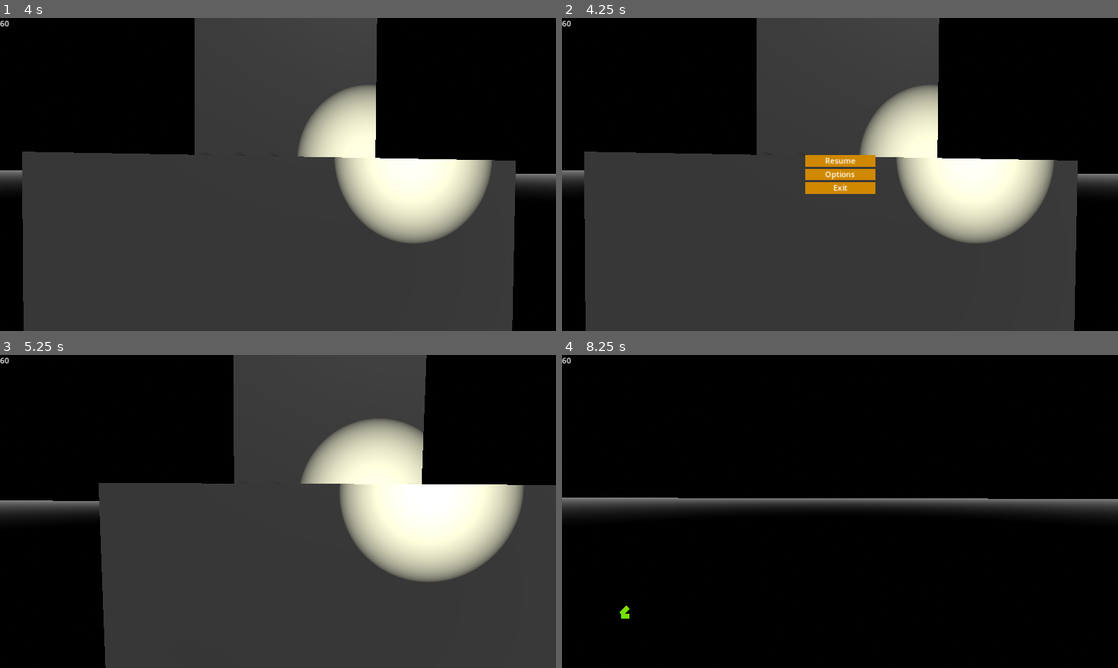
Above: before the commit, frames 1-4 (two rows, left to right).
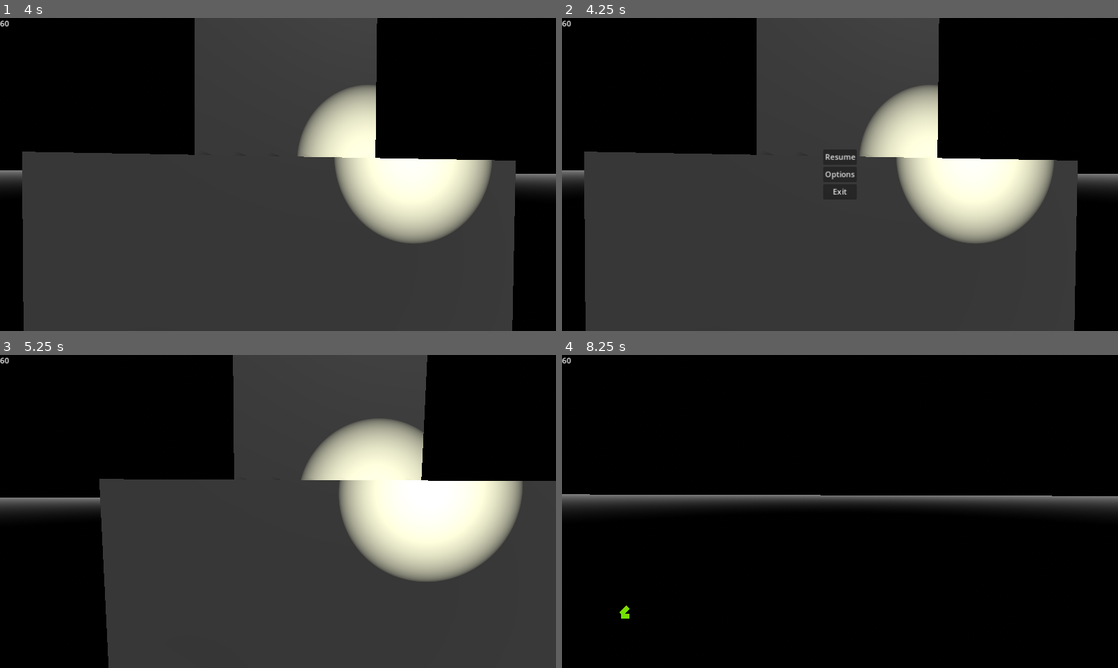
Above: after the commit, the same moments.

Repository: Alexresh/SpaceVoid
Game: Godot game, scene res://Main_scene.tscn
Two runs of this game, one before a commit and one after it. Both use one fixed random seed, a clock stepped at 60 frames per second and the inputs below.
Inputs (mouse positions are in pixels of both pictures, inside the frame that each line leads up to):
- Up to frame 1 (4 s): tap Enter at 0.5, 2.75 s; move the mouse to (305, 174) at 0.52 s; hold F (stop) 0.53-1.28 s; hold W (forward) from 0.53 s (still down); tap Space (up) at 1.25, 3.5 s; move the mouse to (250, 174) at 1.27 s; tap F (stop) at 1.35, 2.85 s; move the mouse to (289, 168) at 2.02 s; hold F (stop) 2.03-2.78 s; move the mouse to (272, 180) at 2.77 s; move the mouse to (316, 177) at 3.52 s; hold F (stop) from 3.53 s (still down)
- Up to frame 2 (4.25 s): keep holding W (forward); keep holding F (stop); tap Escape (ui_cancel) at 4.15 s
- Up to frame 3 (5.25 s): release W (forward) at 4.25 s; release F (stop) at 4.25 s; click "Resume" at 4.25 s; tap Enter at 5 s; move the mouse to (233, 508) at 5.02 s; hold W (forward) from 5.03 s (still down); tap F (stop) at 5.1 s
- Up to frame 4 (8.25 s): tap Space (up) at 5.75 s; move the mouse to (845, 511) at 5.77 s; hold F (stop) 5.78-6.53 s; move the mouse to (817, 505) at 6.52 s; release W (forward) at 6.53 s; hold D (right) 6.53-7.28 s; tap F (stop) at 6.6, 8.1 s; move the mouse to (867, 511) at 7.27 s; hold F (stop) 7.28-8.03 s; hold W (forward) from 7.28 s (still down); move the mouse to (812, 511) at 8.02 s

Frame 1 is identical in both runs. In frame 2, 1.4% of the frame differs, in the area x 43-57%, y 43-57%; in frame 3, 1.5%; in frame 4, 2.4%, in the area x 0-100%, y 44-48%.

Commit message:
added simple menu

Diff:
--- a/Main_scene.gd
+++ b/Main_scene.gd
@@ -1,23 +1,22 @@
 extends Node3D
 
-@export var MenuContainer: VBoxContainer
+@export var Menu: Control
 
-func _ready():
-	MenuContainer.visible = false
 
 func _process(delta):
 	if (Input.is_action_just_pressed("ui_cancel")):
 		if (Input.get_mouse_mode() == Input.MOUSE_MODE_CAPTURED):
 			Input.set_mouse_mode(Input.MOUSE_MODE_VISIBLE)
-			MenuContainer.visible = true
+			Menu.visible = true
+			get_tree().paused = true
 		else:
 			Input.set_mouse_mode(Input.MOUSE_MODE_CAPTURED)
-			MenuContainer.visible = false
+			Menu.visible = false
 
-func _on_resume_btn_pressed():
-	MenuContainer.visible = false
-	Input.set_mouse_mode(Input.MOUSE_MODE_CAPTURED)
+var config = {
+	"fullscreen" : false
+}
 
 
-func _on_exit_button_pressed():
-	get_tree().quit(0)
+func _on_ready():
+	Input.warp_mouse(Vector2(0,0))
--- a/Main_scene.tscn
+++ b/Main_scene.tscn
@@ -2,6 +2,7 @@
 
 [ext_resource type="Script" path="res://Player_script.gd" id="1_pcmxo"]
 [ext_resource type="Script" path="res://Main_scene.gd" id="1_wh51s"]
+[ext_resource type="Script" path="res://Menu.gd" id="3_h5j25"]
 
 [sub_resource type="ProceduralSkyMaterial" id="ProceduralSkyMaterial_j7guf"]
 sky_top_color = Color(0, 0, 0, 1)
@@ -41,13 +42,10 @@
 fill_from = Vector2(0, 0.579151)
 fill_to = Vector2(1, 0.46332)
 
-[sub_resource type="StyleBoxFlat" id="StyleBoxFlat_kdkrh"]
-bg_color = Color(0.811369, 0.533935, 1.54018e-06, 1)
-
-[node name="Main_scene" type="Node3D" node_paths=PackedStringArray("MenuContainer")]
+[node name="Main_scene" type="Node3D" node_paths=PackedStringArray("Menu")]
 transform = Transform3D(1, 0, 0, 0, 1, 0, 0, 0, 1, 0, 0, -0.267792)
 script = ExtResource("1_wh51s")
-MenuContainer = NodePath("CanvasLayer/MenuContainer")
+Menu = NodePath("CanvasLayer/Menu")
 
 [node name="DirectionalLight3D" type="DirectionalLight3D" parent="."]
 transform = Transform3D(0.663926, -0.647612, 0.373899, 0, 0.5, 0.866025, -0.747798, -0.574977, 0.331963, 1.80413, 0, 5.7681)
@@ -62,12 +60,12 @@
 transform = Transform3D(1.00292, 0, 0, 0, 1.00292, 0, 0, 0, 1.00292, 0, 0, 2.4731)
 motion_mode = 1
 script = ExtResource("1_pcmxo")
-SpeedBarHorizontalForward = NodePath("../CanvasLayer/SpeedBarHorizontalForward")
-SpeedBarHorizontalBackward = NodePath("../CanvasLayer/SpeedBarHorizontalBackward")
-SpeedBarHorizontalRight = NodePath("../CanvasLayer/SpeedBarHorizontalRight")
-SpeedBarHorizontalLeft = NodePath("../CanvasLayer/SpeedBarHorizontalLeft")
-SpeedBarHorizontalUp = NodePath("../CanvasLayer/SpeedBarHorizontalUp")
-SpeedBarHorizontalDown = NodePath("../CanvasLayer/SpeedBarHorizontalDown")
+SpeedBarHorizontalForward = NodePath("../CanvasLayer/SpeedBars/SpeedBarHorizontalForward")
+SpeedBarHorizontalBackward = NodePath("../CanvasLayer/SpeedBars/SpeedBarHorizontalBackward")
+SpeedBarHorizontalRight = NodePath("../CanvasLayer/SpeedBars/SpeedBarHorizontalRight")
+SpeedBarHorizontalLeft = NodePath("../CanvasLayer/SpeedBars/SpeedBarHorizontalLeft")
+SpeedBarHorizontalUp = NodePath("../CanvasLayer/SpeedBars/SpeedBarHorizontalUp")
+SpeedBarHorizontalDown = NodePath("../CanvasLayer/SpeedBars/SpeedBarHorizontalDown")
 FPS = NodePath("../CanvasLayer/FPS")
 
 [node name="Player_texture" type="MeshInstance3D" parent="Player"]
@@ -173,69 +171,141 @@
 offset_right = 469.0
 offset_bottom = 40.0
 
-[node name="SpeedBarHorizontalForward" type="TextureProgressBar" parent="CanvasLayer"]
-anchors_preset = 2
-anchor_top = 1.0
-anchor_bottom = 1.0
-offset_left = 117.0
-offset_top = -99.0
-offset_right = 217.0
-offset_bottom = -89.0
-grow_vertical = 0
-rotation = 2.35619
-max_value = 30.0
-value = 30.0
-rounded = true
-texture_progress = SubResource("GradientTexture2D_6i7qq")
-
-[node name="SpeedBarHorizontalBackward" type="TextureProgressBar" parent="CanvasLayer"]
-anchors_preset = 2
-anchor_top = 1.0
-anchor_bottom = 1.0
-offset_left = 119.0
-offset_top = -115.0
-offset_right = 219.0
-offset_bottom = -105.0
-grow_vertical = 0
-rotation = -0.785398
-max_value = 30.0
-value = 30.0
-rounded = true
-texture_progress = SubResource("GradientTexture2D_6i7qq")
-
-[node name="MenuContainer" type="VBoxContainer" parent="CanvasLayer"]
+[node name="Menu" type="Control" parent="CanvasLayer"]
+process_mode = 2
+layout_mode = 3
+anchors_preset = 15
+anchor_right = 1.0
+anchor_bottom = 1.0
+grow_horizontal = 2
+grow_vertical = 2
+script = ExtResource("3_h5j25")
+
+[node name="MenuContainer" type="VBoxContainer" parent="CanvasLayer/Menu"]
+layout_mode = 1
 anchors_preset = 8
 anchor_left = 0.5
 anchor_top = 0.5
 anchor_right = 0.5
 anchor_bottom = 0.5
-offset_left = -72.5
-offset_top = -20.0
-offset_right = 72.5
-offset_bottom = 20.0
+offset_left = -35.0
+offset_top = -50.5
+offset_right = 35.0
+offset_bottom = 50.5
 grow_horizontal = 2
 grow_vertical = 2
 
-[node name="ResumeBtn" type="Button" parent="CanvasLayer/MenuContainer"]
-layout_mode = 2
-theme_override_colors/font_color = Color(1, 1, 1, 1)
-theme_override_styles/normal = SubResource("StyleBoxFlat_kdkrh")
-text = "Resume
-"
-
-[node name="OptionsBtn" type="Button" parent="CanvasLayer/MenuContainer"]
-layout_mode = 2
-theme_override_colors/font_color = Color(1, 1, 1, 1)
-theme_override_styles/normal = SubResource("StyleBoxFlat_kdkrh")
+[node name="Resume" type="Button" parent="CanvasLayer/Menu/MenuContainer"]
+layout_mode = 2
+text = "Resume"
+
+[node name="Options" type="Button" parent="CanvasLayer/Menu/MenuContainer"]
+layout_mode = 2
 text = "Options"
 
-[node name="ExitBtn" type="Button" parent="CanvasLayer/MenuContainer"]
-layout_mode = 2
-theme_override_colors/font_color = Color(1, 1, 1, 1)
-theme_override_styles/normal = SubResource("StyleBoxFlat_kdkrh")
+[node name="Exit" type="Button" parent="CanvasLayer/Menu/MenuContainer"]
+layout_mode = 2
 text = "Exit"
 
-[node name="SpeedBarHorizontalRight" type="TextureProgressBar" parent="CanvasLayer"]
+[node name="OptionsContainer" type="HBoxContainer" parent="CanvasLayer/Menu"]
+layout_mode = 1
+anchors_preset = 8
+anchor_left = 0.5
+anchor_top = 0.5
+anchor_right = 0.5
+anchor_bottom = 0.5
+offset_left = -88.5
+offset_top = -15.5
+offset_right = 88.5
+offset_bottom = 15.5
+grow_horizontal = 2
+grow_vertical = 2
+
+[node name="Labels" type="VBoxContainer" parent="CanvasLayer/Menu/OptionsContainer"]
+layout_mode = 2
+size_flags_horizontal = 4
+size_flags_vertical = 4
+
+[node name="FullScreen" type="Label" parent="CanvasLayer/Menu/OptionsContainer/Labels"]
+layout_mode = 2
+theme_override_colors/font_color = Color(0, 0.00749996, 0.15, 1)
+theme_override_colors/font_shadow_color = Color(0, 0, 0, 1)
+theme_override_constants/shadow_offset_x = -1
+text = "FullScreen"
+
+[node name="Values" type="VBoxContainer" parent="CanvasLayer/Menu/OptionsContainer"]
+layout_mode = 2
+size_flags_horizontal = 4
+size_flags_vertical = 4
+
+[node name="FullScreenCheck" type="CheckButton" parent="CanvasLayer/Menu/OptionsContainer/Values"]
+layout_mode = 2
+
+[node name="OptionsBackButton" type="Button" parent="CanvasLayer/Menu/OptionsContainer"]
+layout_mode = 2
+size_flags_horizontal = 4
+size_flags_vertical = 4
+text = "Back"
+
+[node name="SpeedBars" type="Control" parent="CanvasLayer"]
+layout_mode = 3
+anchors_preset = 2
+anchor_top = 1.0
+anchor_bottom = 1.0
+offset_top = -231.0
+offset_right = 246.0
+grow_vertical = 0
+
+[node name="SpeedBarHorizontalDown" type="TextureProgressBar" parent="CanvasLayer/SpeedBars"]
+layout_mode = 1
+anchors_preset = 2
+anchor_top = 1.0
+anchor_bottom = 1.0
+offset_left = 113.0
+offset_top = -112.0
+offset_right = 213.0
+offset_bottom = -102.0
+grow_vertical = 0
+rotation = 4.71239
+max_value = 30.0
+value = 30.0
+rounded = true
+texture_progress = SubResource("GradientTexture2D_6i7qq")
+
+[node name="SpeedBarHorizontalForward" type="TextureProgressBar" parent="CanvasLayer/SpeedBars"]
+layout_mode = 1
+anchors_preset = 2
+anchor_top = 1.0
+anchor_bottom = 1.0
+offset_left = 117.0
+offset_top = -99.0
+offset_right = 217.0
+offset_bottom = -89.0
+grow_vertical = 0
+rotation = 2.35619
+max_value = 30.0
+value = 30.0
+rounded = true
+texture_progress = SubResource("GradientTexture2D_6i7qq")
+
+[node name="SpeedBarHorizontalBackward" type="TextureProgressBar" parent="CanvasLayer/SpeedBars"]
+layout_mode = 1
+anchors_preset = 2
+anchor_top = 1.0
+anchor_bottom = 1.0
+offset_left = 119.0
+offset_top = -115.0
+offset_right = 219.0
+offset_bottom = -105.0
+grow_vertical = 0
+rotation = -0.785398
+max_value = 30.0
+value = 30.0
+rounded = true
+texture_progress = SubResource("GradientTexture2D_6i7qq")
+
+[node name="SpeedBarHorizontalRight" type="TextureProgressBar" parent="CanvasLayer/SpeedBars"]
+layout_mode = 1
 anchors_preset = 2
 anchor_top = 1.0
 anchor_bottom = 1.0
@@ -249,7 +319,8 @@
 rounded = true
 texture_progress = SubResource("GradientTexture2D_6i7qq")
 
-[node name="SpeedBarHorizontalLeft" type="TextureProgressBar" parent="CanvasLayer"]
+[node name="SpeedBarHorizontalLeft" type="TextureProgressBar" parent="CanvasLayer/SpeedBars"]
+layout_mode = 1
 anchors_preset = 2
 anchor_top = 1.0
 anchor_bottom = 1.0
@@ -264,7 +335,8 @@
 rounded = true
 texture_progress = SubResource("GradientTexture2D_6i7qq")
 
-[node name="SpeedBarHorizontalUp" type="TextureProgressBar" parent="CanvasLayer"]
+[node name="SpeedBarHorizontalUp" type="TextureProgressBar" parent="CanvasLayer/SpeedBars"]
+layout_mode = 1
 anchors_preset = 2
 anchor_top = 1.0
 anchor_bottom = 1.0
@@ -279,20 +351,9 @@
 rounded = true
 texture_progress = SubResource("GradientTexture2D_6i7qq")
 
-[node name="SpeedBarHorizontalDown" type="TextureProgressBar" parent="CanvasLayer"]
-anchors_preset = 2
-anchor_top = 1.0
-anchor_bottom = 1.0
-offset_left = 113.0
-offset_top = -112.0
-offset_right = 213.0
-offset_bottom = -102.0
-grow_vertical = 0
-rotation = 4.71239
-max_value = 30.0
-value = 30.0
-rounded = true
-texture_progress = SubResource("GradientTexture2D_6i7qq")
-
-[connection signal="pressed" from="CanvasLayer/MenuContainer/ResumeBtn" to="." method="_on_resume_btn_pressed"]
-[connection signal="pressed" from="CanvasLayer/MenuContainer/ExitBtn" to="." method="_on_exit_button_pressed"]
+[connection signal="ready" from="." to="." method="_on_ready"]
+[connection signal="pressed" from="CanvasLayer/Menu/MenuContainer/Resume" to="CanvasLayer/Menu" method="_on_resume_pressed"]
+[connection signal="pressed" from="CanvasLayer/Menu/MenuContainer/Options" to="CanvasLayer/Menu" method="_on_options_pressed"]
+[connection signal="pressed" from="CanvasLayer/Menu/MenuContainer/Exit" to="CanvasLayer/Menu" method="_on_exit_pressed"]
+[connection signal="toggled" from="CanvasLayer/Menu/OptionsContainer/Values/FullScreenCheck" to="CanvasLayer/Menu" method="_on_check_button_toggled"]
+[connection signal="pressed" from="CanvasLayer/Menu/OptionsContainer/OptionsBackButton" to="CanvasLayer/Menu" method="_on_options_back_button_pressed"]
--- /dev/null
+++ b/Menu.gd
@@ -0,0 +1,40 @@
+extends Control
+
+@onready var Options = $OptionsContainer
+@onready var Menu = $MenuContainer
+
+
+func _ready():
+	visible = false
+	Options.visible = false
+
+func _on_resume_pressed():
+	Input.set_mouse_mode(Input.MOUSE_MODE_CAPTURED)
+	visible = !visible
+	get_tree().paused = visible
+
+
+func _on_exit_pressed():
+	get_tree().quit()
+
+
+func _on_check_button_toggled(toggled_on):
+	if(toggled_on):
+		DisplayServer.window_set_mode(DisplayServer.WINDOW_MODE_FULLSCREEN)
+	else:
+		DisplayServer.window_set_mode(DisplayServer.WINDOW_MODE_WINDOWED)
+
+
+
+
+func _on_options_pressed():
+	switchScreens(Menu, Options)
+
+
+func switchScreens(first, second):
+	first.visible = false
+	second.visible = true
+
+
+func _on_options_back_button_pressed():
+	switchScreens(Options, Menu)
--- a/project.godot
+++ b/project.godot
@@ -17,7 +17,6 @@
 
 [display]
 
-window/size/mode=2
 window/stretch/mode="canvas_items"
 window/stretch/aspect="expand"
 
